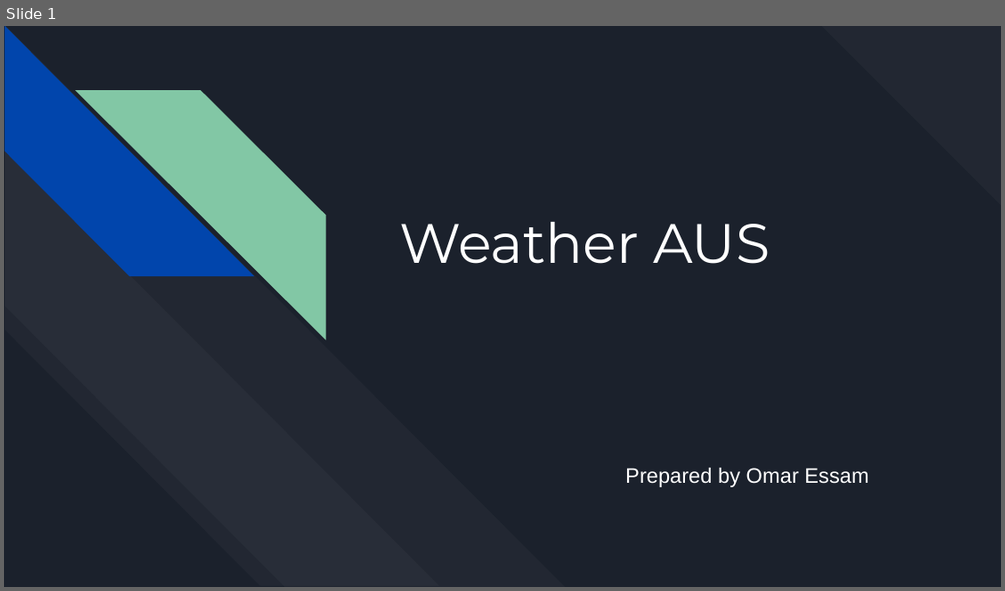
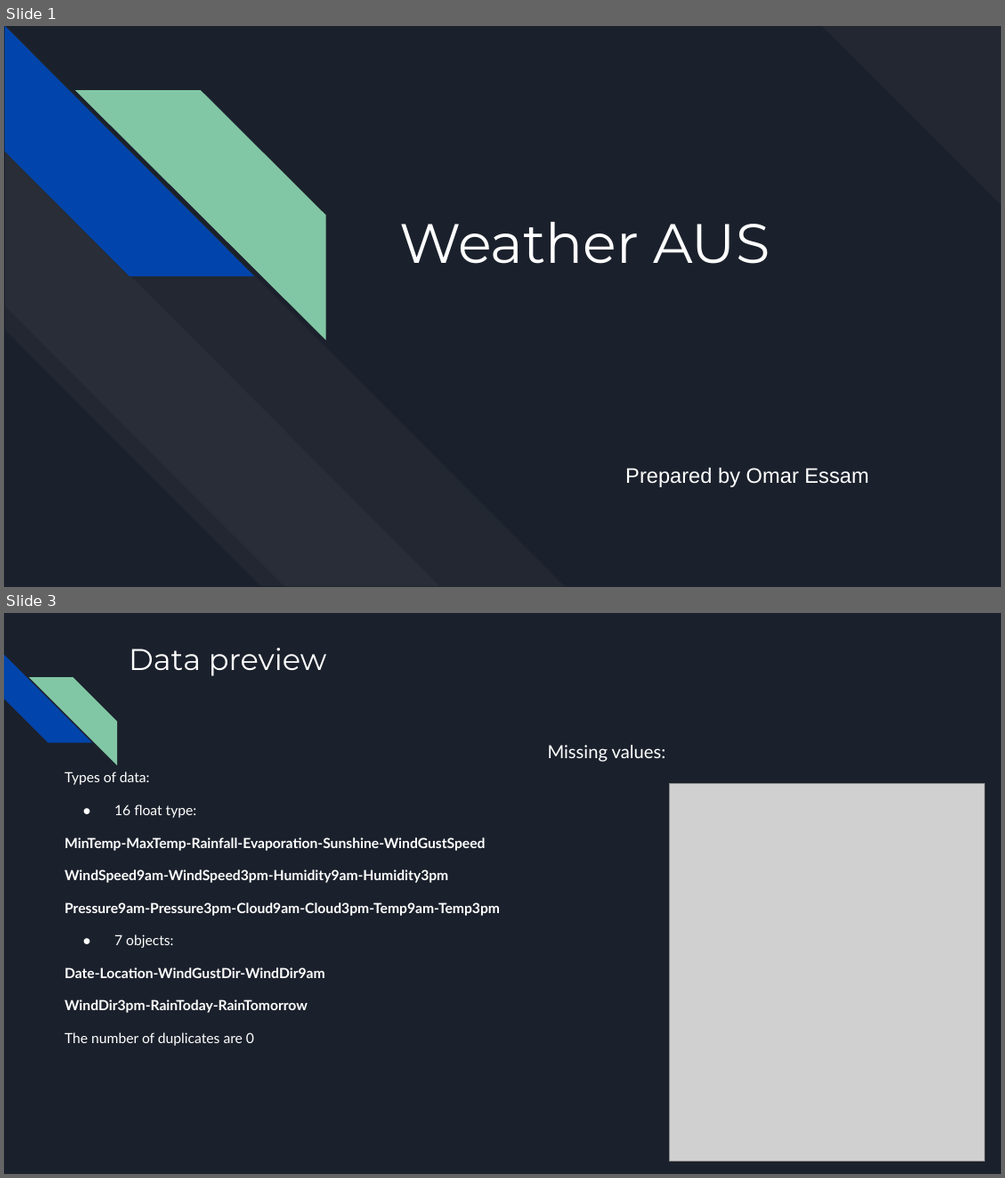
Before and after one commit to OmarEssam-20/weather-aus, a slide deck: WeatherAUS.pptx. Shown one above the other, each under a label of ours: slide 1 before the commit, slides 1 and 3 after it; the slides between them are not shown. The pictures are 1005x591 and 1005x1178 pixels, drawn with LibreOffice and Linux fonts; fonts in the diff are those of the drawing; grey boxes stand for pictures. Boxes give left, top, right and bottom in pixels: in the first picture for what was removed or moved away, otherwise in the second. Text is boxed around its words. In the diff, an @@ line names an element or a change of style, - is before the commit and + after.

```diff
--- a/WeatherAUS.pptx
+++ b/WeatherAUS.pptx
@@ slide 3 added at (4,613,1001,1174), background #1B212C @@
@@ diag stripe added at (4,655,92,743), fill #0145AC @@
@@ title added at (129,648,326,676), 21.6 pt, text #FFFFFF @@
+Data preview
@@ diag stripe added at (29,677,117,764), fill #82C7A5 @@
@@ text added at (548,745,666,762), 13 pt, text #FFFFFF @@
+Missing values:
@@ text added at (65,771,500,1046), 10.1 pt, text #FFFFFF, bold @@
+Types of data:
+● 16 float type:
+MinTemp-MaxTemp-Rainfall-Evaporation-Sunshine-WindGustSpeed
+WindSpeed9am-WindSpeed3pm-Humidity9am-Humidity3pm
+Pressure9am-Pressure3pm-Cloud9am-Cloud3pm-Temp9am-Temp3pm
+● 7 objects:
+Date-Location-WindGustDir-WindDir9am
+WindDir3pm-RainToday-RainTomorrow
+The number of duplicates are 0
@@ picture added at (669,784,984,1160) @@
```
Also in this commit, not shown: 3 slides changed, 24 other slides added, 3 slides removed.
